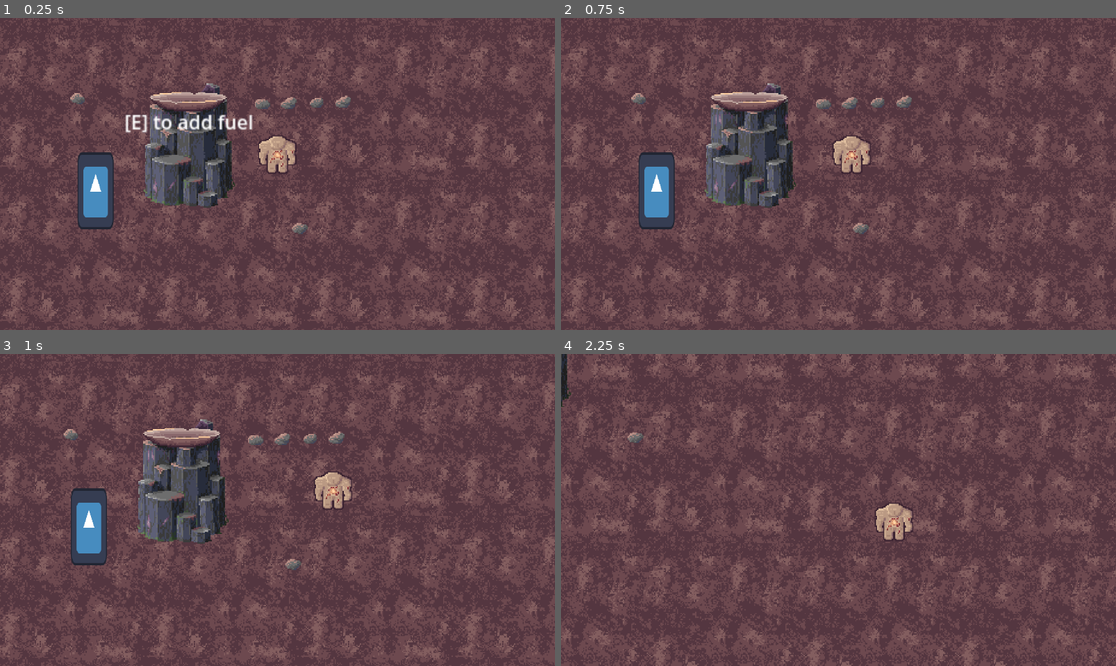
Above: before the commit, frames 1-4 (two rows, left to right).
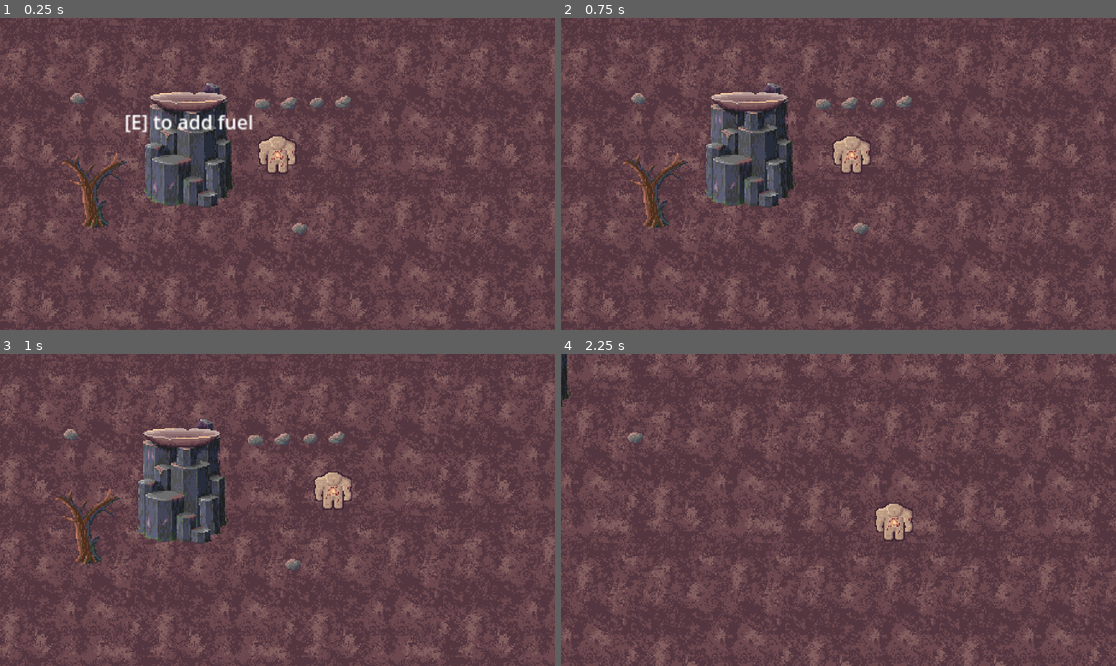
Above: after the commit, the same moments.

Repository: ShadowDragon5/eclipse
Game: Godot game, scene res://scenes/world.tscn
Two runs of this game, one before a commit and one after it. Both use one fixed random seed, a clock stepped at 60 frames per second and the inputs below. The engine's default icon, where the game draws it, is replaced by a stand-in: a white triangle on a blue panel in a dark square.
Inputs (mouse positions are in pixels of both pictures, inside the frame that each line leads up to):
- Up to frame 1 (0.25 s): no input
- Up to frame 2 (0.75 s): tap Enter at 0.5 s; move the mouse to (960, 158) at 0.52 s; hold Right (ui_right) from 0.53 s (still down); hold E (interact) from 0.53 s (still down); click (960, 158) at 0.67 s
- Up to frame 3 (1 s): keep holding Right (ui_right); keep holding E (interact)
- Up to frame 4 (2.25 s): move the mouse to (727, 525) at 1.27 s; release Right (ui_right) at 1.28 s; release E (interact) at 1.28 s; hold Down (ui_down) 1.28-2.03 s; tap E (interact) at 1.35 s; move the mouse to (894, 441) at 2.02 s; hold Right (ui_right) from 2.03 s (still down); hold E (interact) from 2.03 s (still down)

The runs differ from the first frame. In frame 1, 1.7% of the frame differs, in the area x 11-23%, y 42-68%; in frame 2, 1.7%; in frame 3, 1.7%; in frame 4, nothing differs.

Commit message:
Revert "Pebble selection back to frame selection"
This reverts commit 631d41bc18d57adcc35045bf3609c0ede48ab9ae.

Diff:
--- a/scenes/objects/dead_tree.tscn
+++ b/scenes/objects/dead_tree.tscn
@@ -2,11 +2,12 @@
 
 [ext_resource type="Script" path="res://scripts/dead_tree.gd" id="1_ayd7e"]
 [ext_resource type="Resource" uid="uid://4nx5kd7k2www" path="res://inventory/items/wood.tres" id="2_myt55"]
-[ext_resource type="Texture2D" uid="uid://ckhfn3lthiwcg" path="res://icon.svg" id="2_rwnbi"]
 [ext_resource type="PackedScene" uid="uid://dnm3rhrapnk6r" path="res://interactioin/interaction area/interaction_area.tscn" id="3_85smn"]
+[ext_resource type="Texture2D" uid="uid://q8g30e3c7bfg" path="res://assets/sprites/dead_tree.png" id="3_er5ew"]
 
-[sub_resource type="CircleShape2D" id="CircleShape2D_p3nmv"]
-radius = 14.0357
+[sub_resource type="CapsuleShape2D" id="CapsuleShape2D_8msq7"]
+radius = 4.0
+height = 22.0
 
 [sub_resource type="CircleShape2D" id="CircleShape2D_djadk"]
 radius = 30.0666
@@ -16,12 +17,31 @@
 item = ExtResource("2_myt55")
 
 [node name="Sprite2D" type="Sprite2D" parent="."]
-position = Vector2(0, -32)
-scale = Vector2(0.234375, 0.5)
-texture = ExtResource("2_rwnbi")
+texture_filter = 1
+position = Vector2(2.08165e-12, -4)
+texture = ExtResource("3_er5ew")
+offset = Vector2(2.08165e-12, -28)
+metadata/_aseprite_wizard_config_ = {
+"i_mode": 1,
+"keep_anim_length": false,
+"layer": "",
+"o_ex_p": "",
+"o_folder": "res://assets/sprites",
+"o_name": "",
+"only_visible": false,
+"player": "",
+"slice": "",
+"source": "res://assets/aseprite/dead_tree.aseprite"
+}
+metadata/_aseprite_wizard_interface_config_ = {
+"output_section": true
+}
+metadata/_aseprite_wizard_source_file_hash_ = "f065380bd1bdad2169279ed1a48df8c2"
 
 [node name="CollisionShape2D" type="CollisionShape2D" parent="."]
-shape = SubResource("CircleShape2D_p3nmv")
+position = Vector2(0, -4)
+rotation = -1.5708
+shape = SubResource("CapsuleShape2D_8msq7")
 
 [node name="branch_fall_timer" type="Timer" parent="."]
 wait_time = 5.0
@@ -31,6 +51,7 @@
 position = Vector2(0, -32)
 
 [node name="InteractionArea" parent="." instance=ExtResource("3_85smn")]
+position = Vector2(0, -4)
 action_name = "chop"
 
 [node name="CollisionShape2D" type="CollisionShape2D" parent="InteractionArea"]
--- a/scenes/objects/pebble_collectable.tscn
+++ b/scenes/objects/pebble_collectable.tscn
@@ -5,54 +5,79 @@
 [ext_resource type="Resource" uid="uid://dawgtdh0hjqea" path="res://inventory/items/rock.tres" id="2_qjvop"]
 [ext_resource type="PackedScene" uid="uid://dnm3rhrapnk6r" path="res://interactioin/interaction area/interaction_area.tscn" id="3_76uq1"]
 
-[sub_resource type="AtlasTexture" id="AtlasTexture_stle6"]
+[sub_resource type="AtlasTexture" id="AtlasTexture_787g3"]
 atlas = ExtResource("1_5pdhb")
 region = Rect2(0, 0, 16, 16)
 
-[sub_resource type="AtlasTexture" id="AtlasTexture_f6xfi"]
+[sub_resource type="AtlasTexture" id="AtlasTexture_ti0gv"]
 atlas = ExtResource("1_5pdhb")
 region = Rect2(16, 0, 16, 16)
 
-[sub_resource type="AtlasTexture" id="AtlasTexture_o5w4t"]
+[sub_resource type="AtlasTexture" id="AtlasTexture_xscvt"]
 atlas = ExtResource("1_5pdhb")
 region = Rect2(32, 0, 16, 16)
 
-[sub_resource type="AtlasTexture" id="AtlasTexture_k54f8"]
+[sub_resource type="AtlasTexture" id="AtlasTexture_3hu42"]
 atlas = ExtResource("1_5pdhb")
 region = Rect2(0, 16, 16, 16)
 
-[sub_resource type="AtlasTexture" id="AtlasTexture_w77vi"]
+[sub_resource type="AtlasTexture" id="AtlasTexture_6xmh7"]
 atlas = ExtResource("1_5pdhb")
 region = Rect2(16, 16, 16, 16)
 
-[sub_resource type="AtlasTexture" id="AtlasTexture_xjm1q"]
+[sub_resource type="AtlasTexture" id="AtlasTexture_qoigj"]
 atlas = ExtResource("1_5pdhb")
 region = Rect2(32, 16, 16, 16)
 
-[sub_resource type="SpriteFrames" id="SpriteFrames_x87jw"]
+[sub_resource type="SpriteFrames" id="SpriteFrames_h84v3"]
 animations = [{
 "frames": [{
 "duration": 1.0,
-"texture": SubResource("AtlasTexture_stle6")
-}, {
-"duration": 1.0,
-"texture": SubResource("AtlasTexture_f6xfi")
-}, {
-"duration": 1.0,
-"texture": SubResource("AtlasTexture_o5w4t")
-}, {
-"duration": 1.0,
-"texture": SubResource("AtlasTexture_k54f8")
-}, {
-"duration": 1.0,
-"texture": SubResource("AtlasTexture_w77vi")
-}, {
-"duration": 1.0,
-"texture": SubResource("AtlasTexture_xjm1q")
+"texture": SubResource("AtlasTexture_787g3")
 }],
 "loop": true,
-"name": &"pebble",
-"speed": 0.0
+"name": &"pebble0",
+"speed": 10.0
+}, {
+"frames": [{
+"duration": 1.0,
+"texture": SubResource("AtlasTexture_ti0gv")
+}],
+"loop": true,
+"name": &"pebble1",
+"speed": 10.0
+}, {
+"frames": [{
+"duration": 1.0,
+"texture": SubResource("AtlasTexture_xscvt")
+}],
+"loop": true,
+"name": &"pebble2",
+"speed": 10.0
+}, {
+"frames": [{
+"duration": 1.0,
+"texture": SubResource("AtlasTexture_3hu42")
+}],
+"loop": true,
+"name": &"pebble3",
+"speed": 10.0
+}, {
+"frames": [{
+"duration": 1.0,
+"texture": SubResource("AtlasTexture_6xmh7")
+}],
+"loop": true,
+"name": &"pebble4",
+"speed": 10.0
+}, {
+"frames": [{
+"duration": 1.0,
+"texture": SubResource("AtlasTexture_qoigj")
+}],
+"loop": true,
+"name": &"pebble5",
+"speed": 10.0
 }]
 
 [sub_resource type="CapsuleShape2D" id="CapsuleShape2D_2c3l6"]
@@ -65,17 +90,24 @@
 item = ExtResource("2_qjvop")
 
 [node name="AnimatedSprite2D" type="AnimatedSprite2D" parent="."]
-sprite_frames = SubResource("SpriteFrames_x87jw")
-animation = &"pebble"
+texture_filter = 1
+sprite_frames = SubResource("SpriteFrames_h84v3")
+animation = &"pebble0"
 metadata/_aseprite_wizard_config_ = {
 "layer": "",
 "o_ex_p": "",
-"o_folder": "",
+"o_folder": "res://assets/sprites",
 "o_name": "",
 "only_visible": false,
 "slice": "",
 "source": "res://assets/aseprite/pebbles.aseprite"
 }
+metadata/_aseprite_wizard_interface_config_ = {
+"layer_section": false,
+"output_section": true,
+"slice_section": false
+}
+metadata/_aseprite_wizard_source_file_hash_ = "cd51a19b9124db469ec0d694322364d1"
 
 [node name="InteractionArea" parent="." instance=ExtResource("3_76uq1")]
 action_name = "pick up"
--- a/scripts/pebble_collectable.gd
+++ b/scripts/pebble_collectable.gd
@@ -7,7 +7,7 @@
 
 
 func _ready():
-	$AnimatedSprite2D.set_frame(randi_range(0,5))
+	$AnimatedSprite2D.animation = "pebble" + str(randi_range(0,5))
 	interaction_area.interact = Callable(self, "_collect")
 
 func _collect():
